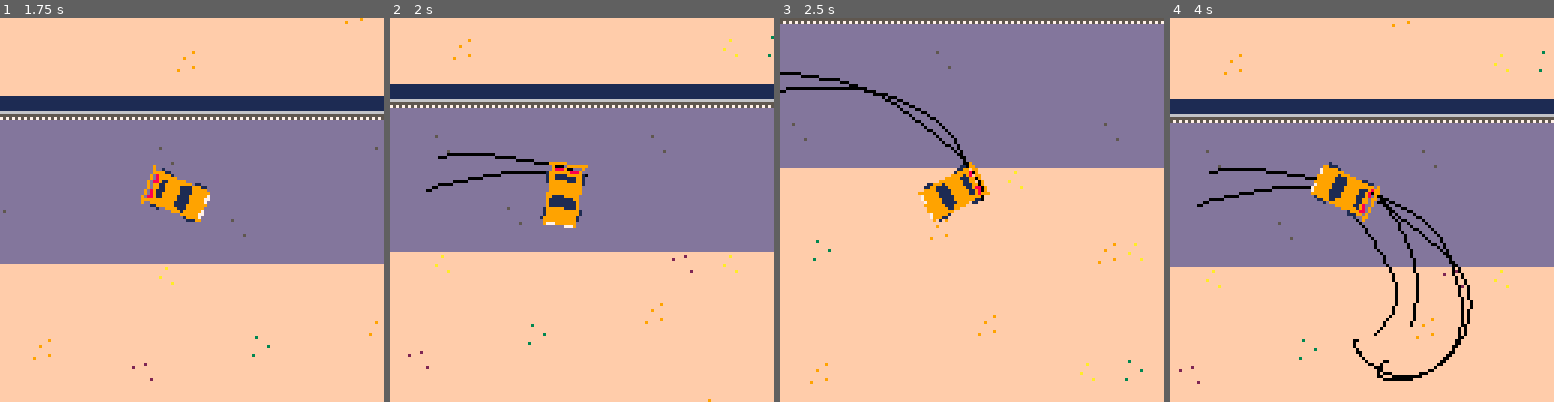
Above: before the commit, frames 1-4 (left to right).
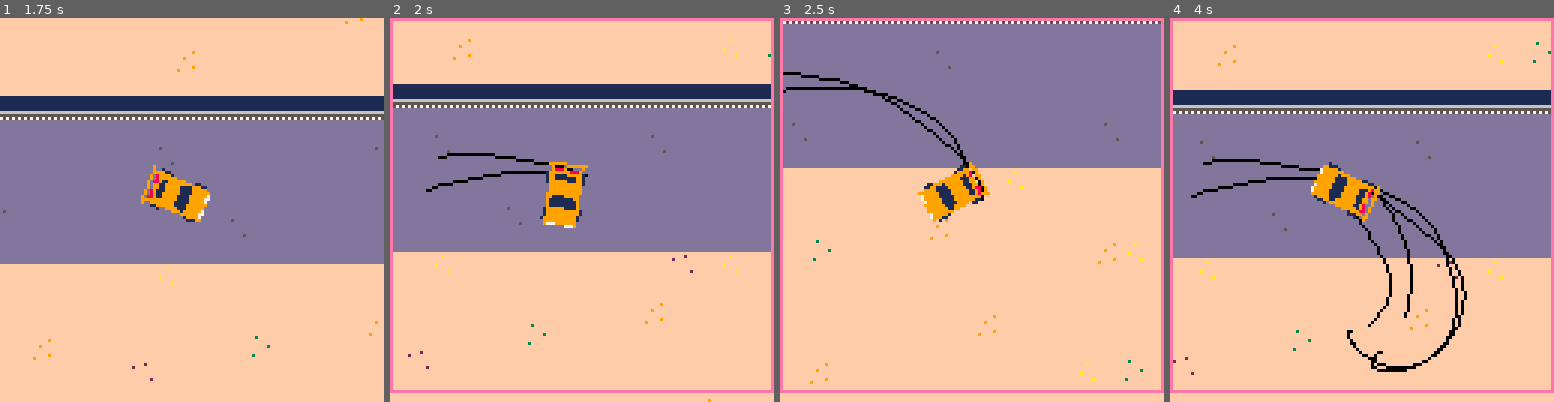
Above: after the commit, the same moments.

Repository: graearea/pico8
Game: PICO-8 cartridge skidmarks.p8
Two runs of this game, one before a commit and one after it. Both use one fixed random seed, a clock stepped at 60 frames per second and the inputs below.
Inputs:
- Up to frame 1 (1.75 s): tap X (X key) at 0.33, 1.07 s; hold Right from 1.6 s (still down)
- Up to frame 2 (2 s): keep holding Right; tap X (X key) at 1.85 s
- Up to frame 3 (2.5 s): release Right at 2.1 s; hold Right from 2.47 s (still down)
- Up to frame 4 (4 s): tap X (X key) at 2.97 s; release Right at 3.03 s; hold Left 3.08-3.58 s

Frame 1 is identical in both runs. In frame 2, 3.1% of the frame differs, in the area x 0-100%, y 0-98%; in frame 3, 3.1%; in frame 4, 16%.

Commit message:
broke skids :(

Diff:
--- a/skidmarks.p8
+++ b/skidmarks.p8
@@ -44,12 +44,12 @@
   window_x=car.x-58
   window_y=car.y-58
   camera(window_x,window_y)
-  rectfill(-100,-100,1024,1027,15)
+  rectfill(-200,-200,1024,1027,15)
   map(0, 0, 0, 0, 1024, 64)
 	 draw_skids(skids_l)
 	 draw_skids(skids_r)
   car:draw()
-  printh(bob)
+  if bob!="" then printh(bob) end
   for d in all(dust) do
    d:draw()
   end
@@ -65,21 +65,26 @@
  add_new_dust(pos.x,pos.y,locn.x,locn.y,10,rnd(2)+2,0.0,7)
 end
 
- function draw_skids(skiddies)
- 	local prevx=nil
-	 local prevy=nil
-	 for skid in all(skiddies) do
-	 	if(prevx != nil and skid.x !=nil ) do
-    if (window_x<skid.x and window_x+128>skid.x) then
-     if (window_y<skid.y and window_y+128>skid.y) then
-	     line(prevx,prevy,skid.x,skid.y,0)
-	    end
-	   end
-	  end
-		 prevx=skid.x
-		 prevy=skid.y
-	 end
+function draw_skids(skiddies)
+ local ops=0
+	local prevx=nil
+ local prevy=nil
+ for skid in all(skiddies) do
+ 	if(prevx != nil and skid.x !=nil ) do
+   if (window_x<skid.x and window_x+128>skid.x) then
+    if (window_y<skid.y and window_y+128>skid.y) then
+    ops+=1
+     rect(window_x,window_y,window_x+127,window_y+124,14)
+     line(prevx,prevy,skid.x,skid.y,0)
+    end
+   end
+  end
+	 prevx=skid.x
+	 prevy=skid.y
  end
+ bob=#skiddies .. " " ..ops
+ bob= "cpu" ..stat(1) .." ".. stat(7)
+end
 
 function round(num,places)
   return flr(num*10^places)/10^places
@@ -92,7 +97,7 @@
 
 -->8
 -- car
-bob="bob"
+bob=""
 skids_l={}
 skids_r={}
 
@@ -177,9 +182,13 @@
 		if (skidding) then
 	  self:add_skid(skids_r,self.r_wheels[1],true)
 	  self:add_skid(skids_l,self.r_wheels[2],true)
+	  was_skidding=true
 		else
-	  self:add_skid(skids_r,self.r_wheels[1],false)
-   self:add_skid(skids_l,self.r_wheels[2],false)
+		 if (was_skidding) then
+ 	  self:add_skid(skids_r,self.r_wheels[1],false)
+    self:add_skid(skids_l,self.r_wheels[2],false)
+   end
+   was_skidding=false
 		end
 
 	end,
